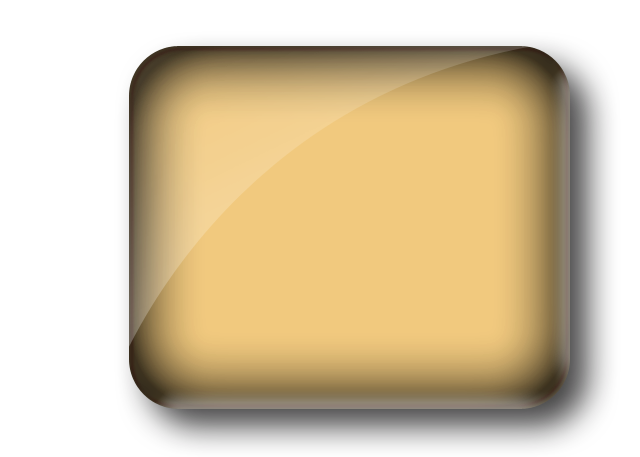
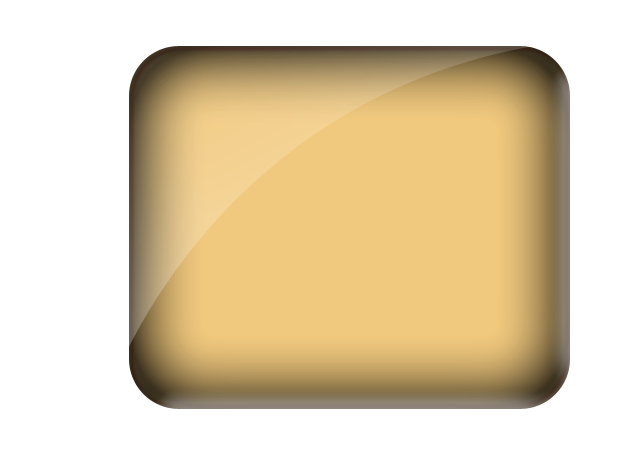
Revision of a layered 640 x 457 image; what changed, layer by layer:
pixels changed over (118, 35, 617, 456) (layer not identified)
